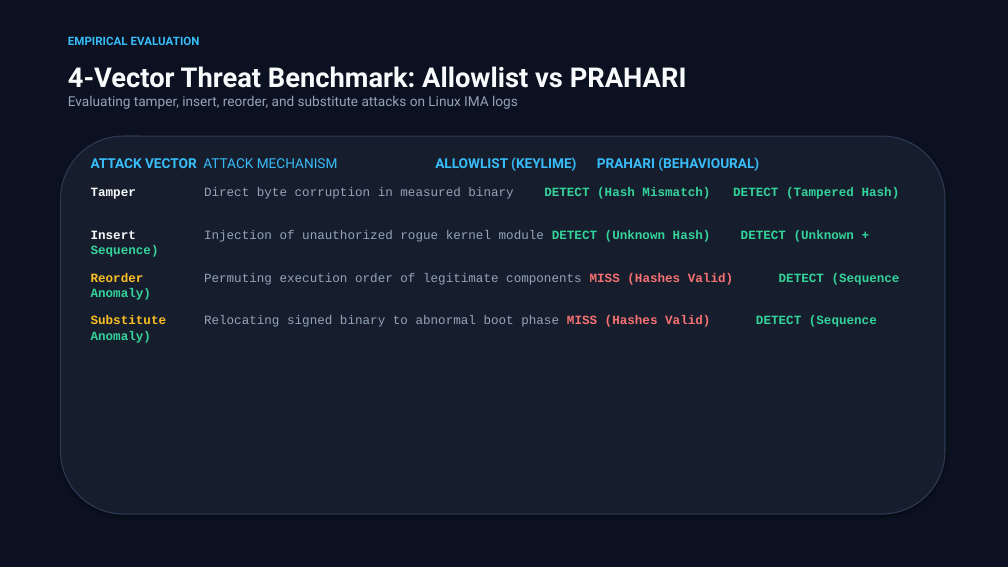
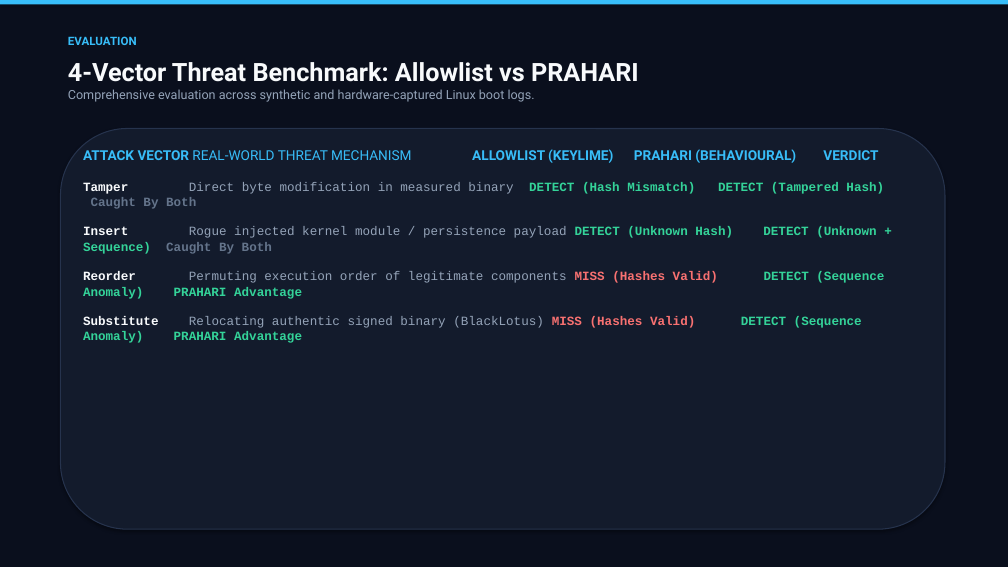
Before and after one commit to basithladdu/prahari, a slide deck: slide 4 of docs/PRAHARI.pptx. Drawn at 1008x567 pixels with LibreOffice and Linux fonts; fonts in the diff are those of the drawing. Boxes give left, top, right and bottom in pixels: in the first picture for what was removed or moved away, otherwise in the second. Text is boxed around its words. In the diff, an @@ line names an element or a change of style, - is before the commit and + after.

Commit message:
Deliver refined masterpiece presentation deck with high-impact visual design

```diff
--- a/docs/PRAHARI.pptx
+++ b/docs/PRAHARI.pptx
@@ rectangle at (x1=0, y1=0, x2=1008, y2=567): fill #0B1120 to #0A0F1D @@
@@ rectangle added at (x1=0, y1=0, x2=1008, y2=5), fill #38BDF8 @@
@@ text at (x1=68, y1=36, x2=137, y2=45): text changed @@
-EMPIRICAL EVALUATION
+EVALUATION
@@ text at (x1=68, y1=89, x2=535, y2=102): text changed; size 13 to 12 pt @@
-Evaluating tamper, insert, reorder, and substitute attacks on Linux IMA logs
+Comprehensive evaluation across synthetic and hardware-captured Linux boot logs.
@@ text at (x1=68, y1=62, x2=639, y2=82): size 26 to 24 pt in "4-Vector Threat Benchmark: Allowlist vs PRAHARI" @@
@@ rounded rectangle resized from (x1=60, y1=136, x2=945, y2=514) to (x1=60, y1=129, x2=945, y2=529) @@
@@ rounded rectangle at (x1=60, y1=129, x2=945, y2=529): fill #161E2E to #131B2C; outline #2D3B55 1 pt to #26334D 1 pt @@
@@ text at (x1=83, y1=149, x2=884, y2=343): text changed @@
-ATTACK VECTOR ATTACK MECHANISM ALLOWLIST (KEYLIME) PRAHARI (BEHAVIOURAL)
-Tamper Direct byte corruption in measured binary DETECT (Hash Mismatch) DETECT (Tampered Hash)
-Insert Injection of unauthorized rogue kernel module DETECT (Unknown Hash) DETECT (Unknown + Sequence)
-Reorder Permuting execution order of legitimate components MISS (Hashes Valid) DETECT (Sequence Anomaly)
-Substitute Relocating signed binary to abnormal boot phase MISS (Hashes Valid) DETECT (Sequence Anomaly)
+ATTACK VECTOR REAL-WORLD THREAT MECHANISM ALLOWLIST (KEYLIME) PRAHARI (BEHAVIOURAL) VERDICT
+Tamper Direct byte modification in measured binary DETECT (Hash Mismatch) DETECT (Tampered Hash) Caught By Both
+Insert Rogue injected kernel module / persistence payload DETECT (Unknown Hash) DETECT (Unknown + Sequence) Caught By Both
+Reorder Permuting execution order of legitimate components MISS (Hashes Valid) DETECT (Sequence Anomaly) PRAHARI Advantage
+Substitute Relocating authentic signed binary (BlackLotus) MISS (Hashes Valid) DETECT (Sequence Anomaly) PRAHARI Advantage
```
Also in this commit, not shown: 6 other slides changed.
